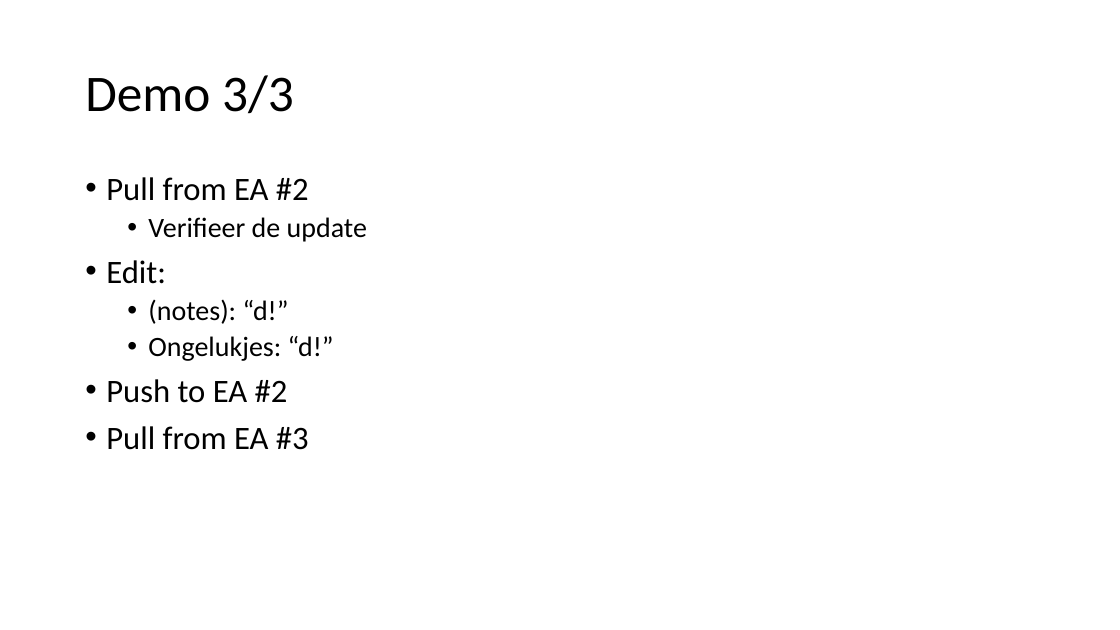
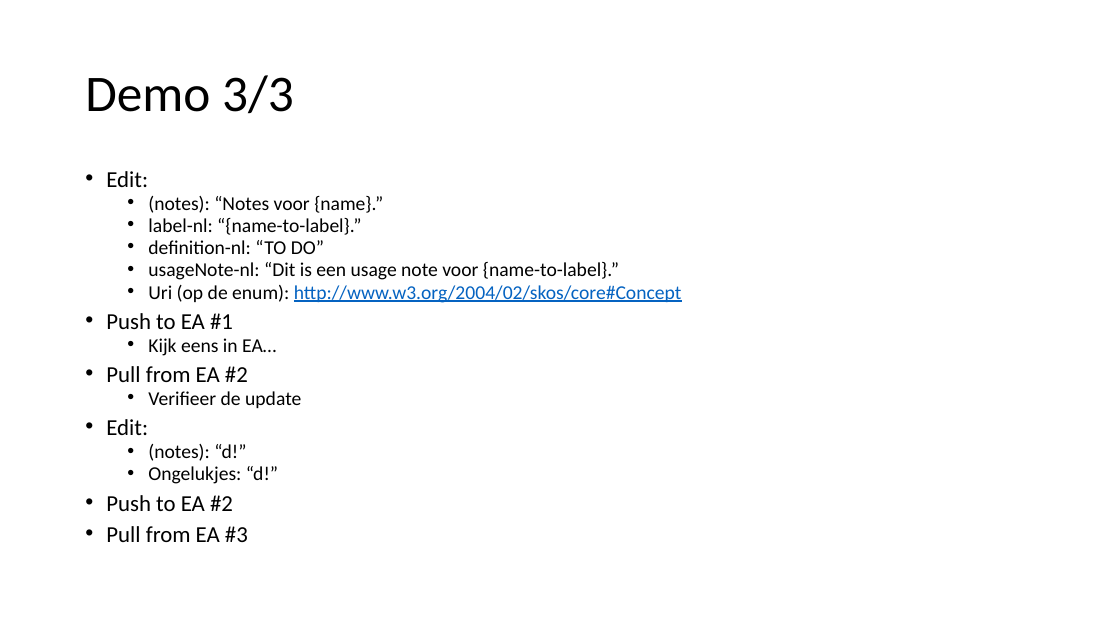
Before and after one commit to Informatievlaanderen/OSLO-allerleiTooltjes, a slide deck: slide 7 of EA-Excel/TagsAndNotes/pptx/TagsAndNotes.pptx. Drawn at 1120x630 pixels with LibreOffice and Linux fonts; fonts in the diff are those of the drawing. Boxes give left, top, right and bottom in pixels: in the first picture for what was removed or moved away, otherwise in the second. Text is boxed around its words. In the diff, an @@ line names an element or a change of style, - is before the commit and + after.

```diff
--- a/EA-Excel/TagsAndNotes/pptx/TagsAndNotes.pptx
+++ b/EA-Excel/TagsAndNotes/pptx/TagsAndNotes.pptx
@@ text at box(106, 171, 682, 356): paragraphs added @@
+• Edit:
+  • (notes): “Notes voor {name}.”
+  • label-nl: “{name-to-label}.”
+  • definition-nl: “TO DO”
+  • usageNote-nl: “Dit is een usage note voor {name-to-label}.”
+  • Uri (op de enum): http://www.w3.org/2004/02/skos/core#Concept
+• Push to EA #1
+  • Kijk eens in EA…
@@ text at box(106, 366, 301, 542): size 28 to 19.6 pt in "Pull from EA #2", "Edit:", "Push to EA #2", "Pull from EA #3"; size 24 to 16.8 pt in "Verifieer de update", "(notes): “d!”", "Ongelukjes: “d!”"; line spacing 0.9 to 0.7 @@
```
Also in this commit, not shown: 5 other slides changed, 6 other files.
